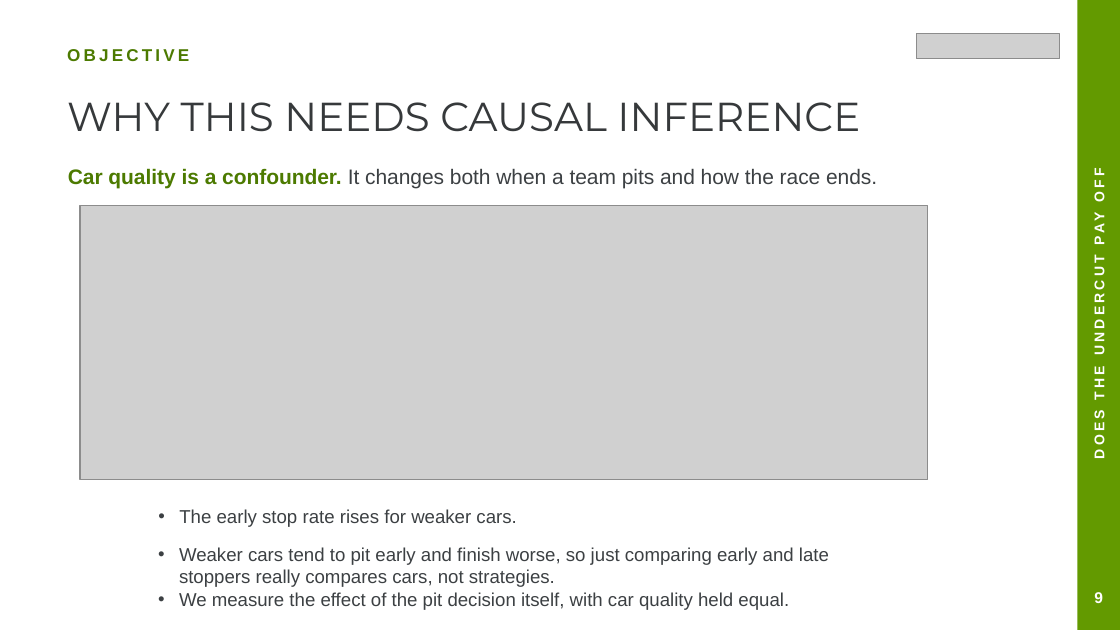
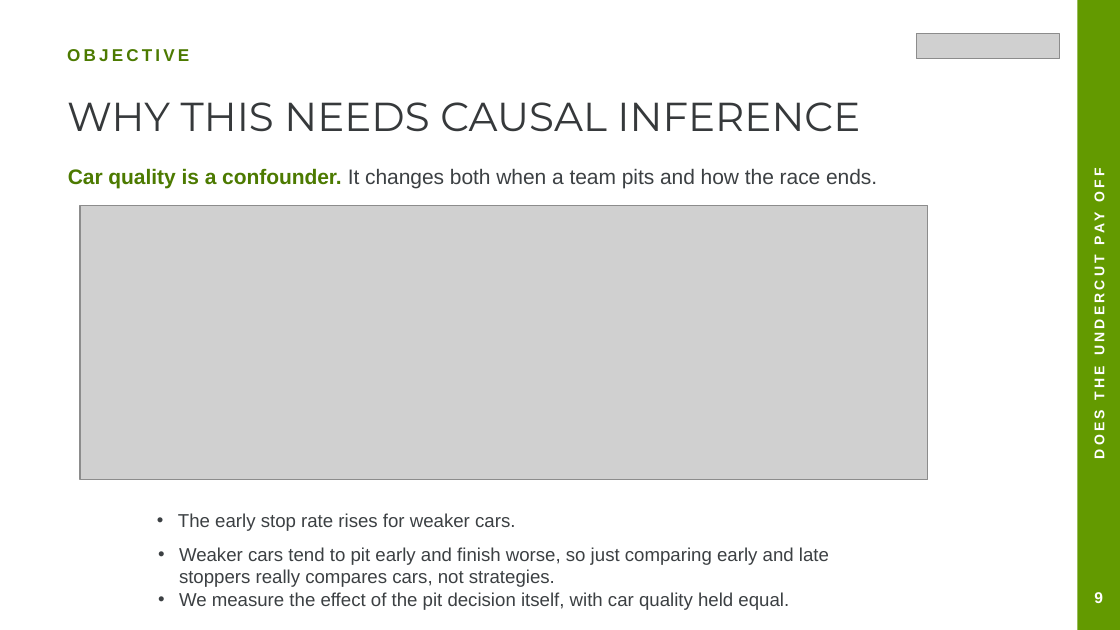
Before and after one commit to Munish0303/dai-mission-group-K, a slide deck: slide 13 of presentation.pptx. Drawn at 1120x630 pixels with LibreOffice and Linux fonts; fonts in the diff are those of the drawing; grey boxes stand for pictures. Boxes give left, top, right and bottom in pixels: in the first picture for what was removed or moved away, otherwise in the second. Text is boxed around its words. In the diff, an @@ line names an element or a change of style, - is before the commit and + after.

```diff
--- a/presentation.pptx
+++ b/presentation.pptx
@@ text "The early stop rate rises ...": place and size @@
-text "The early stop rate rises ..." at [179, 509, 516, 527]
+text "The early stop rate rises ..." at [178, 513, 515, 531]
```
Also in this commit, not shown: 6 other slides changed, 1 other file.
